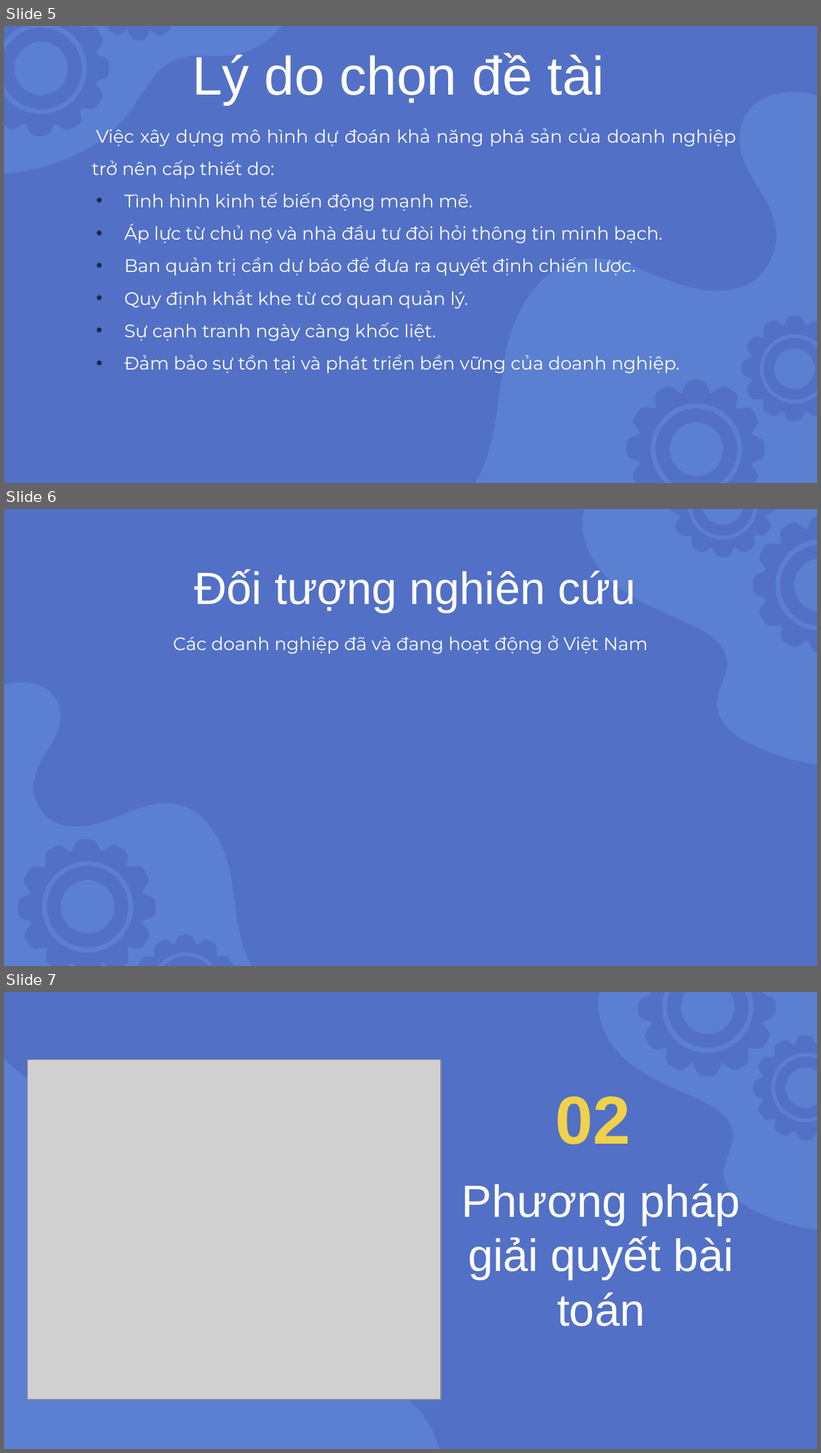
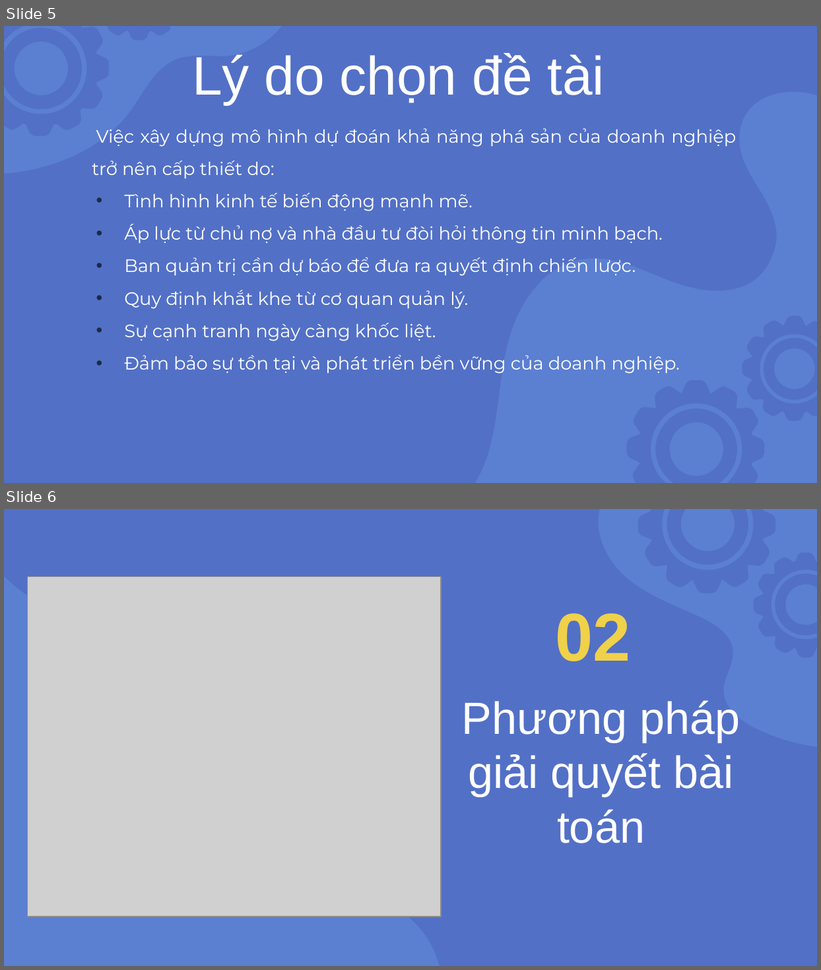
Before and after one commit to nnson0511/ARonML-DM, a slide deck: Slide.pptx. Shown one above the other, each under a label of ours: slides 5, 6 and 7 before the commit, slides 5 and 6 after it. The pictures are 821x1453 and 821x970 pixels, drawn with LibreOffice and Linux fonts; fonts in the diff are those of the drawing; grey boxes stand for pictures. Boxes give left, top, right and bottom in pixels: in the first picture for what was removed or moved away, otherwise in the second. Text is boxed around its words. In the diff, an @@ line names an element or a change of style, - is before the commit and + after.

```diff
--- a/Slide.pptx
+++ b/Slide.pptx
@@ slide 6 removed at (x1=4, y1=509, x2=817, y2=966), background #5270C6 @@
@@ freeform shape removed at (x1=578, y1=509, x2=817, y2=764) @@
@@ group removed at (x1=671, y1=509, x2=817, y2=653): 4 freeform shapes @@
@@ title removed at (x1=195, y1=569, x2=636, y2=612) @@
-Đối tượng nghiên cứu
@@ text removed at (x1=173, y1=636, x2=648, y2=654) @@
-Các doanh nghiệp đã và đang hoạt động ở Việt Nam
@@ freeform shape removed at (x1=4, y1=682, x2=252, y2=966) @@
@@ group removed at (x1=18, y1=839, x2=238, y2=966): 4 freeform shapes @@
@@ what was slide 7 is now slide 6 @@
```
Also in this commit, not shown: 1 slide changed, 2 other files.
